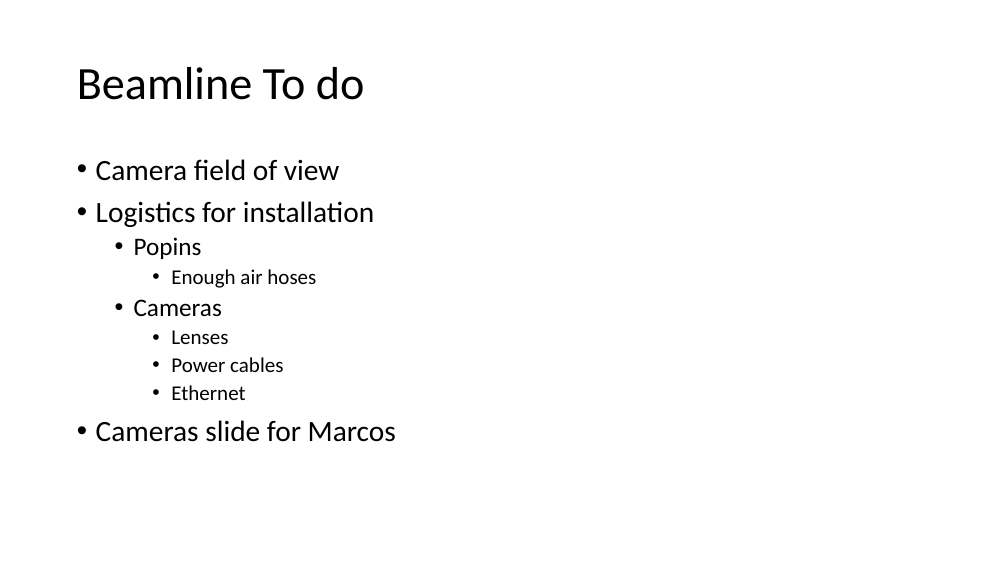
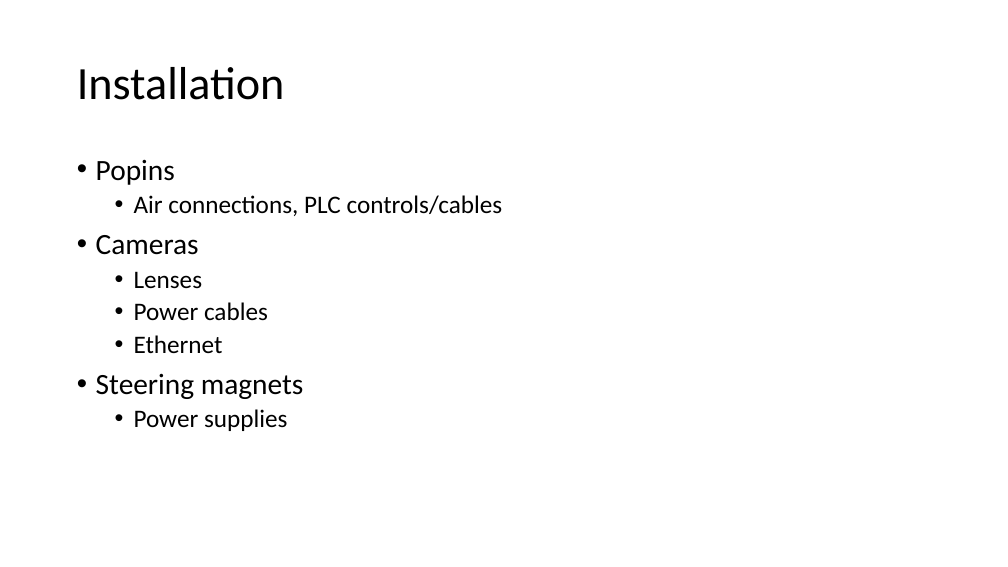
Before and after one commit to afisher000/Radiabeam, a slide deck: slide 4 of grit_runs.pptx (slide 3 before the commit). Drawn at 1008x567 pixels with LibreOffice and Linux fonts; fonts in the diff are those of the drawing. Boxes give left, top, right and bottom in pixels: in the first picture for what was removed or moved away, otherwise in the second. Text is boxed around its words. In the diff, an @@ line names an element or a change of style, - is before the commit and + after.

```diff
--- a/grit_runs.pptx
+++ b/grit_runs.pptx
@@ title at [77,67,285,100]: text changed @@
-Beamline To do
+Installation
@@ text at [96,159,374,227]: paragraphs removed @@
-• Camera field of view
-• Logistics for installation
@@ text at [96,159,268,353]: size 24 to 28 pt in "Popins", "Cameras"; size 20 to 24 pt in "Lenses", "Power cables", "Ethernet"; list level 2 to 1 in "Popins"; list level 2 to 1 in "Cameras"; list level 3 to 2 in "Lenses"; list level 3 to 2 in "Power cables"; list level 3 to 2 in "Ethernet" @@
@@ text at [134,195,503,216]: text changed; size 20 to 24 pt @@
-    • Enough air hoses
+  • Air connections, PLC controls/cables
@@ text at [96,373,304,431]: text changed @@
-• Cameras slide for Marcos
+• Steering magnets
+  • Power supplies
```
Also in this commit, not shown: 2 other slides changed, 3 slides added, 3 slides removed, 32 other files.
